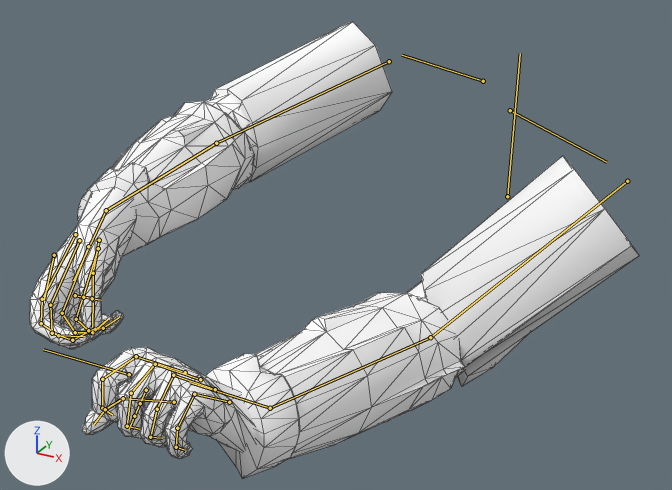
Renders of the Blender file Project Overflow/Assets/Models/Player/HEV5/Arms.blend from each side of a commit.
The view is the same before and after, from a camera (50 mm lens) standing at (0.424, -1.32, 0.188) and looking at (-0.093, -0.38, -0.282). Lighting does not change. The marker at lower left points along +X, +Y and +Z. Both versions are drawn at frame 95 of the action 'GravityGun_idle'; the numbers are the values there. The bones that bend it are drawn over the model as lines. Mesh edges are drawn as thin lines.
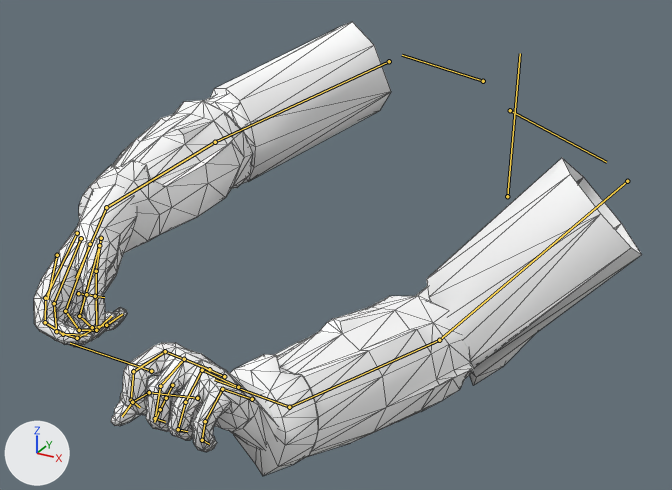
Patch to the scene script:
```diff
--- a/Project Overflow/Assets/Models/Player/HEV5/Arms.blend.py
+++ b/Project Overflow/Assets/Models/Player/HEV5/Arms.blend.py
@@ bone_upper_arm_l @@
 bone_upper_arm_l = bpy.data.objects['Arms'].pose.bones['upper_arm.L']  # child of 'shoulder.L'
-bone_upper_arm_l.rotation_quaternion = (0.83, 0.276, -0.217, -0.433)  # degrees (41, -7, -58)
+bone_upper_arm_l.rotation_quaternion = (0.825, 0.251, -0.192, -0.469)  # degrees (37, -5, -61)
@@ bone_forearm_l @@
 bone_forearm_l = bpy.data.objects['Arms'].pose.bones['forearm.L']  # child of 'upper_arm.L'
-bone_forearm_l.rotation_quaternion = (0.834, 0.325, 0.025, 0.444)  # degrees (36, -14, 51)
+bone_forearm_l.rotation_quaternion = (0.801, 0.36, 0.02, 0.478)  # degrees (39, -18, 55)
@@ bone_hand_l @@
 bone_hand_l = bpy.data.objects['Arms'].pose.bones['hand.L']  # child of 'forearm.L'
-bone_hand_l.rotation_quaternion = (0.78, 0.264, 0.566, 0.033)  # degrees (64, 60, 44)
+bone_hand_l.rotation_quaternion = (0.781, 0.275, 0.559, 0.042)  # degrees (65, 58, 45)
@@ bone_upper_arm_r @@
 bone_upper_arm_r = bpy.data.objects['Arms'].pose.bones['upper_arm.R']  # child of 'shoulder.R'
-bone_upper_arm_r.rotation_quaternion = (0.828, 0.431, 0.323, 0.155)  # degrees (63, 24, 36)
+bone_upper_arm_r.rotation_quaternion = (0.831, 0.424, 0.327, 0.149)  # degrees (62, 25, 35)
@@ bone_forearm_r @@
 bone_forearm_r = bpy.data.objects['Arms'].pose.bones['forearm.R']  # child of 'upper_arm.R'
-bone_forearm_r.rotation_quaternion = (0.909, 0.273, -0.008, 0.313)  # degrees (30, -11, 35)
+bone_forearm_r.rotation_quaternion = (0.903, 0.281, -0.006, 0.324)  # degrees (31, -11, 36)
@@ bone_hand_r @@
 bone_hand_r = bpy.data.objects['Arms'].pose.bones['hand.R']  # child of 'forearm.R'
-bone_hand_r.rotation_quaternion = (0.89, -0.432, 0.136, -0.048)  # degrees (-53, 12, -12)
+bone_hand_r.rotation_quaternion = (0.883, -0.447, 0.138, -0.042)  # degrees (-55, 12, -12)
```

Location of each change, (x1, y1, x2, y2) in pixels of the pictures (672 x 490 px):
'Mesh', posed: before (30, 22, 639, 479); after (34, 22, 642, 476)
bone 'upper_arm.L', root to tip: before (627, 181) to (430, 337); after (627, 181) to (439, 340)
bone 'forearm.L', root to tip: before (430, 337) to (270, 408); after (439, 340) to (289, 407)
bone 'hand.L', root to tip: before (270, 408) to (190, 382); after (289, 407) to (214, 379)
bone 'upper_arm.R', root to tip: before (389, 61) to (216, 143); after (389, 61) to (215, 142)
bone 'forearm.R', root to tip: before (216, 143) to (106, 210); after (215, 142) to (106, 207)
bone 'hand.R', root to tip: before (106, 210) to (73, 280); after (106, 207) to (76, 278)
